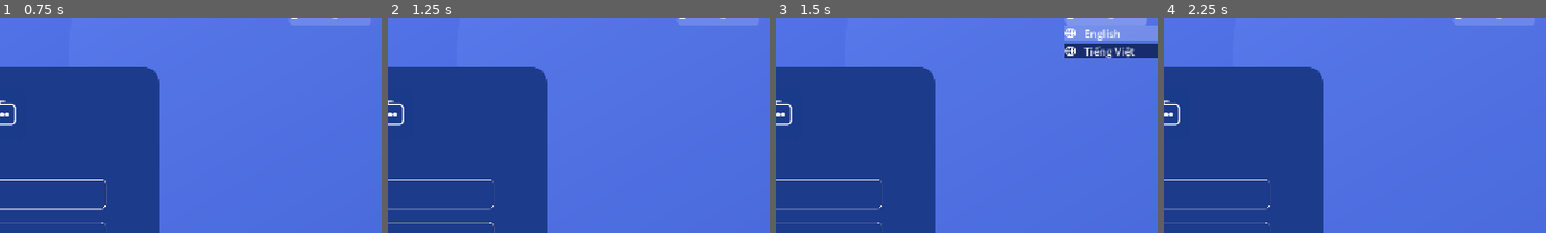
Above: before the commit, frames 1-4 (left to right).
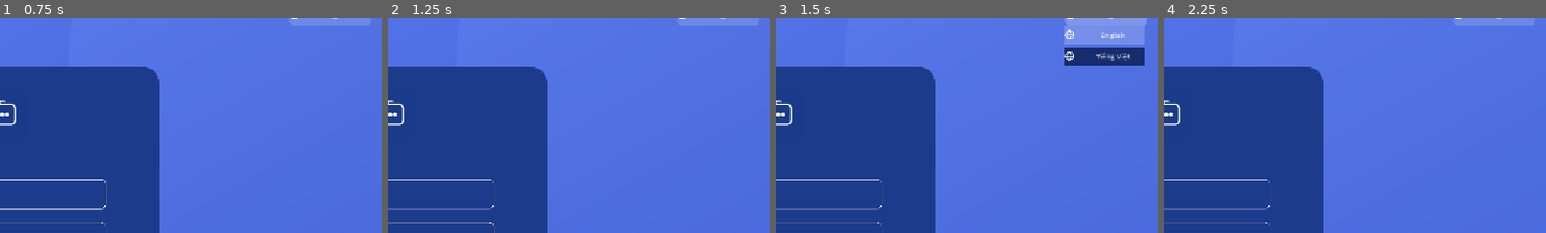
Above: after the commit, the same moments.

Repository: anv99-vn/code-game
Game: Godot game, scene res://scenes/main.tscn
The game is run twice, just before and just after one commit, with the same random seed, the same clock (stepped at 60 frames per second) and the same inputs.
Inputs (mouse positions are % of the whole screen's width and height, from its top left):
- Up to frame 1 (0.75 s): click (50, 47) at 0.52 s; type "Alex" at 0.6 s
- Up to frame 2 (1.25 s): click (50, 57) at 0.75 s; type "12" at 0.83 s
- Up to frame 3 (1.5 s): click "English" at 1.25 s
- Up to frame 4 (2.25 s): click "English" at 2 s
The pictures show only the part of the screen within x 50-100%, y 6-56%; the shares and areas given below are measured in that part.

Frames 1-2 are identical in both runs. In frame 3, 2.8% of the frame differs, in the area x 75-100%, y 3-23%; in frame 4, nothing differs.

Commit message:
refactor: define dropdown items in tscn with metadata, extract base_dropdown.gd, shrink button sizes

Diff:
--- a/scenes/game.tscn
+++ b/scenes/game.tscn
@@ -66,13 +66,15 @@
 [node name="UILayer" type="CanvasLayer" parent="." unique_id=1598096950]
 
 [node name="SettingsButton" parent="UILayer" unique_id=1589812112 instance=ExtResource("4_lbhrr")]
+custom_minimum_size = Vector2(24, 24)
 anchors_preset = 1
 anchor_left = 1.0
 anchor_right = 1.0
 offset_left = -130.0
 offset_top = 10.0
-offset_right = -10.0
-offset_bottom = 50.0
+offset_right = -86.0
+offset_bottom = 54.0
+theme_override_constants/icon_max_width = 24
 
 [node name="ActionButtonBackground" type="Panel" parent="UILayer" unique_id=918372654]
 anchors_preset = 3
@@ -91,7 +93,6 @@
 [node name="ActionButton" type="TextureButton" parent="UILayer" unique_id=1483188161]
 custom_minimum_size = Vector2(60, 60)
 custom_maximum_size = Vector2(60, 60)
-pivot_offset = Vector2(30, 30)
 anchors_preset = 3
 anchor_left = 1.0
 anchor_top = 1.0
@@ -103,6 +104,7 @@
 offset_bottom = -106.0
 grow_horizontal = 0
 grow_vertical = 0
+pivot_offset = Vector2(30, 30)
 texture_normal = ExtResource("5_chop")
 stretch_mode = 6
 
--- a/scenes/lang_button.tscn
+++ b/scenes/lang_button.tscn
@@ -1,12 +1,29 @@
 [gd_scene format=3 uid="uid://dhbfm1eys5c3d"]
 
 [ext_resource type="PackedScene" uid="uid://dnjel6ww0h46h" path="res://scenes/lang_dropdown.tscn" id="1_0sjtm"]
+[ext_resource type="Texture2D" uid="uid://hch8r3v4l8qs" path="res://assets/icons/icon_globe_small.png" id="2_globe"]
+
+[sub_resource type="StyleBoxFlat" id="lang_transparent"]
+bg_color = Color(0, 0, 0, 0)
+
+[sub_resource type="StyleBoxFlat" id="lang_hover"]
+bg_color = Color(1, 1, 1, 0.15)
+corner_radius_top_left = 8
+corner_radius_top_right = 8
+corner_radius_bottom_right = 8
+corner_radius_bottom_left = 8
 
 [node name="LangButton" type="Button" unique_id=1238473430]
+theme_override_colors/font_color = Color(1, 1, 1, 0.9)
+theme_override_colors/font_hover_color = Color(1, 1, 1, 1)
+theme_override_styles/normal = SubResource("lang_transparent")
+theme_override_styles/pressed = SubResource("lang_transparent")
+theme_override_styles/hover = SubResource("lang_hover")
+icon = ExtResource("2_globe")
 
 [node name="LangDropdown" parent="." unique_id=586458441 instance=ExtResource("1_0sjtm")]
-visible = false
 layout_mode = 0
-offset_top = 40.0
-offset_right = 100.0
-offset_bottom = 120.0
+offset_left = -67.0
+offset_top = 26.0
+offset_right = 38.0
+offset_bottom = 106.0
--- a/scenes/lang_dropdown.tscn
+++ b/scenes/lang_dropdown.tscn
@@ -1,7 +1,48 @@
 [gd_scene format=3 uid="uid://dnjel6ww0h46h"]
 
 [ext_resource type="Script" uid="uid://cj0po26iwrxjq" path="res://scripts/lang_dropdown.gd" id="1_ly7je"]
+[ext_resource type="Texture2D" uid="uid://hch8r3v4l8qs" path="res://assets/icons/icon_globe_small.png" id="2_globe"]
+
+[sub_resource type="StyleBoxFlat" id="lang_normal"]
+bg_color = Color(0.08, 0.16, 0.4, 0.95)
+
+[sub_resource type="StyleBoxFlat" id="lang_hover"]
+bg_color = Color(1, 1, 1, 0.3)
 
 [node name="LangDropdown" type="VBoxContainer" unique_id=586458441]
+offset_left = -64.0
+offset_top = 25.0
+offset_right = 115.0
+offset_bottom = 85.0
 pivot_offset = Vector2(50, 0)
 script = ExtResource("1_ly7je")
+
+[node name="EnBtn" type="Button" parent="." unique_id=1279928381]
+custom_minimum_size = Vector2(0, 28)
+layout_mode = 2
+size_flags_horizontal = 3
+theme_override_colors/font_color = Color(1, 1, 1, 0.9)
+theme_override_colors/font_hover_color = Color(1, 1, 1, 1)
+theme_override_constants/icon_max_width = 14
+theme_override_font_sizes/font_size = 11
+theme_override_styles/normal = SubResource("lang_normal")
+theme_override_styles/hover = SubResource("lang_hover")
+text = "  English"
+icon = ExtResource("2_globe")
+metadata/locale = "en"
+metadata/label_key = "LANG_EN"
+
+[node name="ViBtn" type="Button" parent="." unique_id=780564104]
+custom_minimum_size = Vector2(0, 28)
+layout_mode = 2
+size_flags_horizontal = 3
+theme_override_colors/font_color = Color(1, 1, 1, 0.9)
+theme_override_colors/font_hover_color = Color(1, 1, 1, 1)
+theme_override_constants/icon_max_width = 14
+theme_override_font_sizes/font_size = 11
+theme_override_styles/normal = SubResource("lang_normal")
+theme_override_styles/hover = SubResource("lang_hover")
+text = "  Tiếng Việt"
+icon = ExtResource("2_globe")
+metadata/locale = "vi"
+metadata/label_key = "LANG_VI"
--- a/scenes/login.tscn
+++ b/scenes/login.tscn
@@ -5,8 +5,8 @@
 [ext_resource type="Texture2D" uid="uid://3bgxj6wkqsky" path="res://assets/ui/logo_console.png" id="3_r3fp8"]
 [ext_resource type="Texture2D" uid="uid://bbxkdxlg3k7gg" path="res://assets/icons/icon_user_w.png" id="5_9n4p5"]
 [ext_resource type="Texture2D" uid="uid://ci4sofrtxy8yh" path="res://assets/icons/icon_lock_w.png" id="6_1q7r6"]
-[ext_resource type="Script" uid="uid://cj0po26iwrxjq" path="res://scripts/lang_dropdown.gd" id="6_r3fp8"]
 [ext_resource type="Texture2D" uid="uid://hch8r3v4l8qs" path="res://assets/icons/icon_globe_small.png" id="7_globe"]
+[ext_resource type="PackedScene" uid="uid://dnjel6ww0h46h" path="res://scenes/lang_dropdown.tscn" id="8_dd"]
 
 [sub_resource type="StyleBoxFlat" id="card"]
 bg_color = Color(0.114, 0.231, 0.545, 1)
@@ -288,13 +288,12 @@
 text = "English"
 icon = ExtResource("7_globe")
 
-[node name="LangDropdown" type="VBoxContainer" parent="LangButton" unique_id=291513591]
+[node name="LangDropdown" parent="LangButton" unique_id=1111559506 instance=ExtResource("8_dd")]
 visible = false
 layout_mode = 0
 offset_top = 36.0
-offset_right = 140.0
-offset_bottom = 36.0
-script = ExtResource("6_r3fp8")
+offset_right = 120.0
+offset_bottom = 92.0
 
 [connection signal="pressed" from="LoginButton" to="." method="_on_login_pressed"]
 [connection signal="pressed" from="LangButton" to="." method="_on_lang_pressed"]
--- a/scenes/settings_button.tscn
+++ b/scenes/settings_button.tscn
@@ -1,7 +1,10 @@
 [gd_scene format=3 uid="uid://cnu3s5uf4pavh"]
 
 [ext_resource type="Script" uid="uid://yys1ewii8s60" path="res://scripts/settings_dropdown.gd" id="1_jxe1r"]
-[ext_resource type="Texture2D" path="res://assets/icons/icon_gear.png" id="2_gear"]
+[ext_resource type="Texture2D" uid="uid://ek8d66x00q75" path="res://assets/icons/icon_gear.png" id="2_gear"]
+[ext_resource type="Texture2D" uid="uid://clfdcvq4mtia4" path="res://assets/generated/icon_click.png" id="3_click"]
+[ext_resource type="Texture2D" uid="uid://cfednsdv0e3sv" path="res://assets/icons/icon_resource.png" id="4_resource"]
+[ext_resource type="Texture2D" uid="uid://c0e824vb3d4ex" path="res://assets/icons/icon_logout.png" id="5_logout"]
 
 [sub_resource type="StyleBoxFlat" id="settings_transparent"]
 bg_color = Color(0, 0, 0, 0)
@@ -14,17 +17,42 @@
 corner_radius_bottom_left = 8
 
 [node name="SettingsButton" type="Button" unique_id=1589812112]
-text = ""
-icon = ExtResource("2_gear")
 theme_override_styles/normal = SubResource("settings_transparent")
 theme_override_styles/pressed = SubResource("settings_transparent")
 theme_override_styles/hover = SubResource("settings_hover")
+text = "Setting"
+icon = ExtResource("2_gear")
 
 [node name="SettingsDropdown" type="VBoxContainer" parent="." unique_id=631257256]
 visible = false
 layout_mode = 0
-offset_left = -170.0
+offset_left = -84.0
 offset_top = 40.0
-offset_right = 120.0
-offset_bottom = 140.0
+offset_right = 107.0
+offset_bottom = 172.0
 script = ExtResource("1_jxe1r")
+
+[node name="ClickToMoveBtn" type="Button" parent="SettingsDropdown" unique_id=1154561536]
+layout_mode = 2
+size_flags_horizontal = 3
+text = "Click to Move: ON"
+icon = ExtResource("3_click")
+metadata/action = "click_to_move"
+metadata/label = "Click to Move"
+metadata/toggle = true
+
+[node name="ResourcesBtn" type="Button" parent="SettingsDropdown" unique_id=8452979]
+layout_mode = 2
+size_flags_horizontal = 3
+text = "Resources"
+icon = ExtResource("4_resource")
+metadata/action = "resources"
+metadata/label = "Resources"
+
+[node name="LogoutBtn" type="Button" parent="SettingsDropdown" unique_id=1923139812]
+layout_mode = 2
+size_flags_horizontal = 3
+text = "Log Out"
+icon = ExtResource("5_logout")
+metadata/action = "logout"
+metadata/label = "Log Out"
--- /dev/null
+++ b/scripts/base_dropdown.gd
@@ -0,0 +1,42 @@
+extends VBoxContainer
+
+signal opened
+signal closed
+
+
+func _ready() -> void:
+	for child in get_children():
+		if child is Button:
+			var key := _get_meta_key()
+			child.pressed.connect(_on_option_pressed.bind(String(child.get_meta(key, ""))))
+
+
+func open() -> void:
+	_on_open()
+	visible = true
+	scale = Vector2.ZERO
+	var tween := create_tween()
+	tween.tween_property(self, "scale", Vector2.ONE, 0.15)\
+		.set_ease(Tween.EASE_OUT).set_trans(Tween.TRANS_BACK)
+
+
+func close() -> void:
+	var tween := create_tween()
+	tween.tween_property(self, "scale", Vector2.ZERO, 0.1)\
+		.set_ease(Tween.EASE_IN).set_trans(Tween.TRANS_QUINT)
+	tween.tween_callback(func():
+		visible = false
+		closed.emit()
+	)
+
+
+func _get_meta_key() -> String:
+	return "action"
+
+
+func _on_open() -> void:
+	pass
+
+
+func _on_option_pressed(value: String) -> void:
+	pass
--- a/scripts/game_ui.gd
+++ b/scripts/game_ui.gd
@@ -24,12 +24,7 @@
 
 
 func _setup_settings() -> void:
-	var opts: Array[Dictionary] = [
-		{"action": "click_to_move", "label": tr("CLICK_TO_MOVE"), "icon": "res://assets/generated/icon_click.png", "toggle": true, "state": SettingsManager.click_to_move},
-		{"action": "resources", "label": tr("RES_LABEL"), "icon": "res://assets/icons/icon_resource.png"},
-		{"action": "logout", "label": tr("LOG_OUT"), "icon": "res://assets/icons/icon_logout.png"},
-	]
-	settings_dropdown.options = opts
+	settings_dropdown.update_toggle("click_to_move", SettingsManager.click_to_move)
 	settings_dropdown.option_selected.connect(_on_settings_option)
 	settings_button.pressed.connect(_on_settings_pressed)
 
@@ -126,11 +121,7 @@
 
 
 func _update_click_to_move_option() -> void:
-	for i in range(settings_dropdown.options.size()):
-		if settings_dropdown.options[i].get("action") == "click_to_move":
-			settings_dropdown.options[i]["state"] = SettingsManager.click_to_move
-			break
-	settings_dropdown.options = settings_dropdown.options
+	settings_dropdown.update_toggle("click_to_move", SettingsManager.click_to_move)
 
 
 func _unhandled_input(event: InputEvent) -> void:
--- a/scripts/lang_dropdown.gd
+++ b/scripts/lang_dropdown.gd
@@ -1,67 +1,41 @@
 @tool
-extends VBoxContainer
+extends "res://scripts/base_dropdown.gd"
 
 signal language_selected(locale: String)
 
-var options: Array[Dictionary] = []:
-	set(val):
-		options = val
-		if is_inside_tree():
-			_rebuild()
+
+func _get_meta_key() -> String:
+	return "locale"
 
 
-func _ready() -> void:
-	_rebuild()
+func _on_open() -> void:
+	_update_labels()
+	_highlight_current(TranslationServer.get_locale().left(2))
 
 
-func _rebuild(current_locale: String = "") -> void:
+func get_current_label(current_locale: String) -> String:
 	for child in get_children():
-		child.queue_free()
-
-	if options.is_empty():
-		return
-
-	for opt in options:
-		var btn := Button.new()
-		btn.text = "  " + opt.get("label", opt.get("locale", ""))
-		btn.icon = load("res://assets/icons/icon_globe_small.png")
-		btn.alignment = HORIZONTAL_ALIGNMENT_LEFT
-		btn.size_flags_horizontal = Control.SIZE_EXPAND_FILL
-		btn.add_theme_color_override("font_color", Color(1, 1, 1, 0.9))
-		btn.add_theme_color_override("font_hover_color", Color(1, 1, 1, 1))
-		var is_current: bool = not current_locale.is_empty() and opt.get("locale") == current_locale
-		var btn_normal := StyleBoxFlat.new()
-		if is_current:
-			btn_normal.bg_color = Color(1, 1, 1, 0.2)
-		else:
-			btn_normal.bg_color = Color(0.08, 0.16, 0.4, 0.95)
-		btn.add_theme_stylebox_override("normal", btn_normal)
-		var btn_hover := StyleBoxFlat.new()
-		btn_hover.bg_color = Color(1, 1, 1, 0.3)
-		btn.add_theme_stylebox_override("hover", btn_hover)
-		var locale: String = opt.get("locale", "")
-		btn.pressed.connect(_on_option_pressed.bind(locale))
-		add_child(btn)
+		if child is Button and String(child.get_meta("locale", "")) == current_locale:
+			return String(child.get_meta("label_key", ""))
+	return ""
 
 
-func open(current_locale: String = "") -> void:
-	_rebuild(current_locale)
-	visible = true
-	scale = Vector2.ZERO
-	var tween := create_tween()
-	tween.tween_property(self, "scale", Vector2.ONE, 0.15)\
-		.set_ease(Tween.EASE_OUT).set_trans(Tween.TRANS_BACK)
+func _update_labels() -> void:
+	for child in get_children():
+		if child is Button:
+			child.text = "  " + tr(child.get_meta("label_key", ""))
 
 
-func close() -> void:
-	var tween := create_tween()
-	tween.tween_property(self, "scale", Vector2.ZERO, 0.1)\
-		.set_ease(Tween.EASE_IN).set_trans(Tween.TRANS_QUINT)
-	tween.tween_callback(func():
-		visible = false
-	)
+func _highlight_current(current_locale: String) -> void:
+	for child in get_children():
+		if child is Button:
+			var is_current: bool = not current_locale.is_empty() and child.get_meta("locale", "") == current_locale
+			var btn_normal: StyleBoxFlat = child.get_theme_stylebox("normal").duplicate() as StyleBoxFlat
+			if btn_normal:
+				btn_normal.bg_color = Color(1, 1, 1, 0.2) if is_current else Color(0.08, 0.16, 0.4, 0.95)
+				child.add_theme_stylebox_override("normal", btn_normal)
 
 
-func _on_option_pressed(locale: String) -> void:
-	language_selected.emit(locale)
+func _on_option_pressed(value: String) -> void:
+	language_selected.emit(value)
 	close()
--- a/scripts/login.gd
+++ b/scripts/login.gd
@@ -14,11 +14,6 @@
 func _ready() -> void:
 	add_to_group("login_screen")
 	forgot_password.pressed.connect(_on_forgot_password_pressed)
-	var langs: Array[Dictionary] = [
-		{"locale": "en", "label": tr("LANG_EN")},
-		{"locale": "vi", "label": tr("LANG_VI")},
-	]
-	lang_dropdown.options = langs
 	lang_dropdown.language_selected.connect(_on_language_selected)
 	_update_lang_button_text()
 
@@ -67,7 +62,7 @@
 	if lang_dropdown.visible:
 		lang_dropdown.close()
 	else:
-		lang_dropdown.open(TranslationServer.get_locale().left(2))
+		lang_dropdown.open()
 
 
 func _on_language_selected(locale: String) -> void:
@@ -76,21 +71,16 @@
 	forgot_password.text = tr("FORGOT_PASSWORD")
 	username_input.placeholder_text = tr("USERNAME")
 	password_input.placeholder_text = tr("PASSWORD")
-	var langs: Array[Dictionary] = [
-		{"locale": "en", "label": tr("LANG_EN")},
-		{"locale": "vi", "label": tr("LANG_VI")},
-	]
-	lang_dropdown.options = langs
 	_update_lang_button_text()
 
 
 func _update_lang_button_text() -> void:
 	var current := TranslationServer.get_locale().left(2)
-	for opt in lang_dropdown.options:
-		if opt.get("locale") == current:
-			lang_button.text = opt.get("label", "")
-			return
-	lang_button.text = tr("LANG_EN")
+	var key: String = lang_dropdown.get_current_label(current)
+	if key.is_empty():
+		lang_button.text = tr("LANG_EN")
+	else:
+		lang_button.text = tr(key)
 
 
 func _on_forgot_password_pressed() -> void:
--- a/scripts/settings_dropdown.gd
+++ b/scripts/settings_dropdown.gd
@@ -1,62 +1,15 @@
-@tool
-extends VBoxContainer
+extends "res://scripts/base_dropdown.gd"
 
 signal option_selected(action: String)
 
-var options: Array[Dictionary] = []:
-	set(val):
-		options = val
-		if is_inside_tree():
-			_rebuild.call_deferred()
+
+func update_toggle(action: String, state: bool) -> void:
+	for child in get_children():
+		if child is Button and child.get_meta("action", "") == action:
+			child.text = child.get_meta("label", "") + ": " + ("ON" if state else "OFF")
+			break
 
 
-func _ready() -> void:
-	_rebuild.call_deferred()
-
-
-func _rebuild() -> void:
-	for child in get_children():
-		child.queue_free()
-
-	if options.is_empty():
-		return
-
-	for opt in options:
-		var btn := Button.new()
-		var action: String = opt.get("action", "")
-		var is_toggle: bool = opt.get("toggle", false)
-		var state: bool = opt.get("state", false)
-		if is_toggle:
-			btn.text = opt.get("label", "") + ": " + ("ON" if state else "OFF")
-		else:
-			btn.text = opt.get("label", "")
-		btn.size_flags_horizontal = Control.SIZE_EXPAND_FILL
-		btn.alignment = HORIZONTAL_ALIGNMENT_LEFT
-		var icon_path: String = opt.get("icon", "")
-		if not icon_path.is_empty():
-			btn.icon = load(icon_path)
-		btn.pressed.connect(_on_option_pressed.bind(action))
-		add_child(btn)
-
-
-func open() -> void:
-	_rebuild()
-	visible = true
-	scale = Vector2.ZERO
-	var tween := create_tween()
-	tween.tween_property(self, "scale", Vector2.ONE, 0.15)\
-		.set_ease(Tween.EASE_OUT).set_trans(Tween.TRANS_BACK)
-
-
-func close() -> void:
-	var tween := create_tween()
-	tween.tween_property(self, "scale", Vector2.ZERO, 0.1)\
-		.set_ease(Tween.EASE_IN).set_trans(Tween.TRANS_QUINT)
-	tween.tween_callback(func():
-		visible = false
-	)
-
-
-func _on_option_pressed(action: String) -> void:
-	option_selected.emit(action)
+func _on_option_pressed(value: String) -> void:
+	option_selected.emit(value)
 	close()
Not shown, added: scripts/base_dropdown.gd.uid
